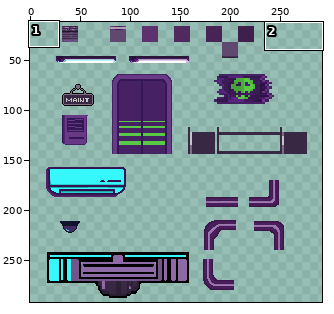
Sprite sheet: Game Design/Game Assets/Cenários/Tiles and Tilesets/Phase I/TilesetPhaseI.png. Above: a wide view before the commit, with the close-up outlined.
Close-up. Before:
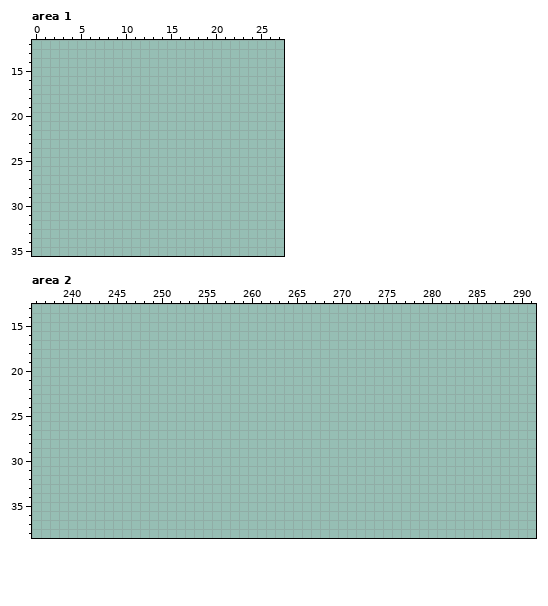
The file is 300x300 pixels. Colours within 5 levels of each other are drawn and written as one. Shown: area 1: x 0..27, y 12..35; area 2: x 236..291, y 13..38. The wide view leaves out empty margins.
Once edited:
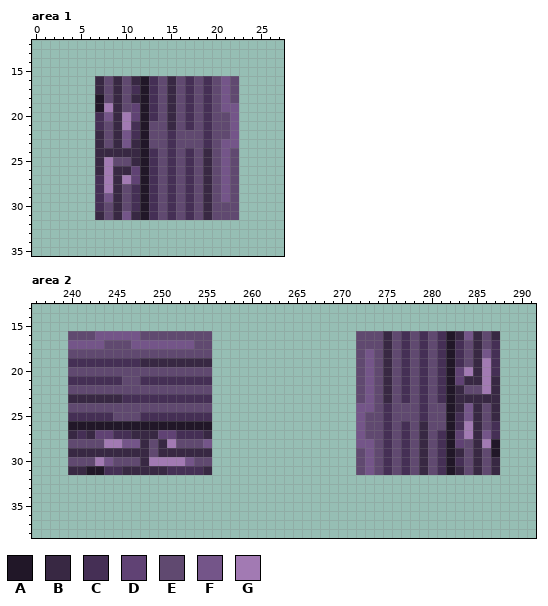
Palette (. is transparent): A #211728  B #382843  C #452f55  D #604274  E #604970  F #745589  G #a27ab3
What changed:
Changed rows in their new state; - is an unchanged pixel.
Area 1:
first column x 7:
16 BEBEBACEBECECEFE
17 BEBECACEBECECEFE
18 AEBEBACEBECECEFE
19 AGBEDACEBECECEFF
20 CFBGDACEBECECEEF
21 CEBGCAEEBECECEEF
22 BEBFCAEECEEECEEF
23 BEBFBAEECEEECEFF
24 BBBBBACECECEBEFE
25 BGEEBACECECEBEFE
26 BGBBDACECECEBEFE
27 CGBGDACECECEBEFE
28 CGBECACECECEBEFE
29 CFBECACECECEBEFE
30 CEBECACECECEBEEE
31 BEBFBACECECEBEEE
Area 2:
first column x 240:
16 EEEFFFFFEEEEEEEE----------------EEEBECECECABFBEB
17 FFFFEEEFFFFFFFEE----------------EEEBECECECACEBEC
18 EEEEEEEEEEEEEEEE----------------EFEBECECECACEBFC
19 CCCCCCCCBBBBBBBB----------------EFEBECECECACEBGC
20 EEEEEEEEEEEEEEEE----------------EFEBECECECADGBGC
21 CCCCCCEECCCCCCCC----------------EFEBECECECADBBGB
22 EEEEEEEEEEEEEEEE----------------EFEBECECECABEEGB
23 BBBBBBCCCCCCCCCC----------------EFEBECECECABBBBB
24 EEEEEEEEEEEEEEEE----------------FFECEEECEEABFBEB
25 CCCCCEEECCCCCCCC----------------FEECEEECEEACFBEB
26 AAAAAAAAAAAAAAAA----------------FEECECEBEEACGBEC
27 BCBDDCCBBBDDCCCB----------------FEECECEBECADGBFC
28 EEEEGGFFBEBGEEEF----------------FFECECEBECADEBGA
29 BBBBBBBBBEBBBBBB----------------EFECECEBECABEBEA
30 EEEGFEEEBGGGGFEE----------------EFECECEBECACEBEB
31 BBAACCBBBBBCCCCB----------------EFECECEBECABEBEB
Changed places in both close-ups, as pixel boxes (x1, y1, x2, y2):
added: (95, 76, 239, 220)
added: (68, 331, 212, 475)
added: (356, 331, 500, 475)
